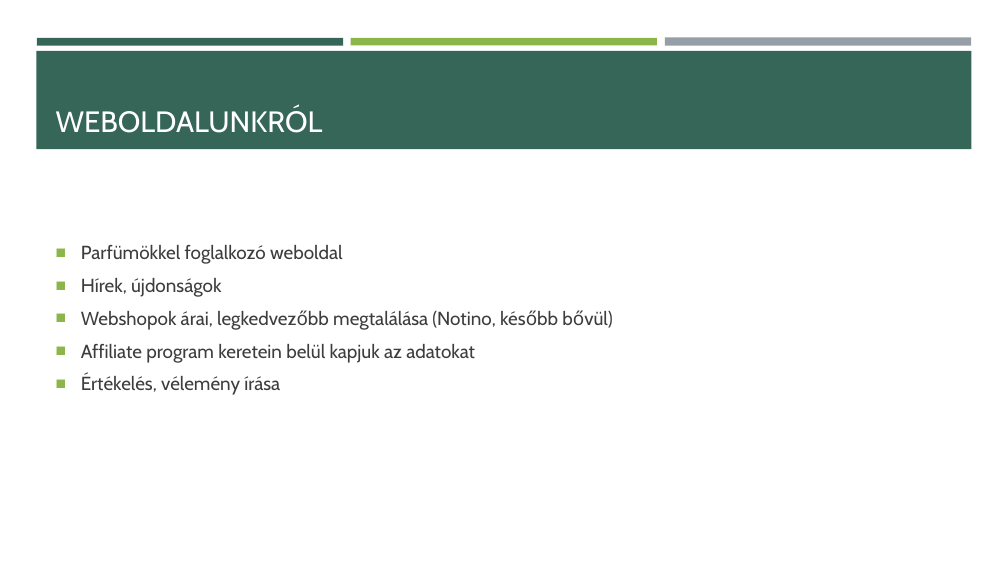
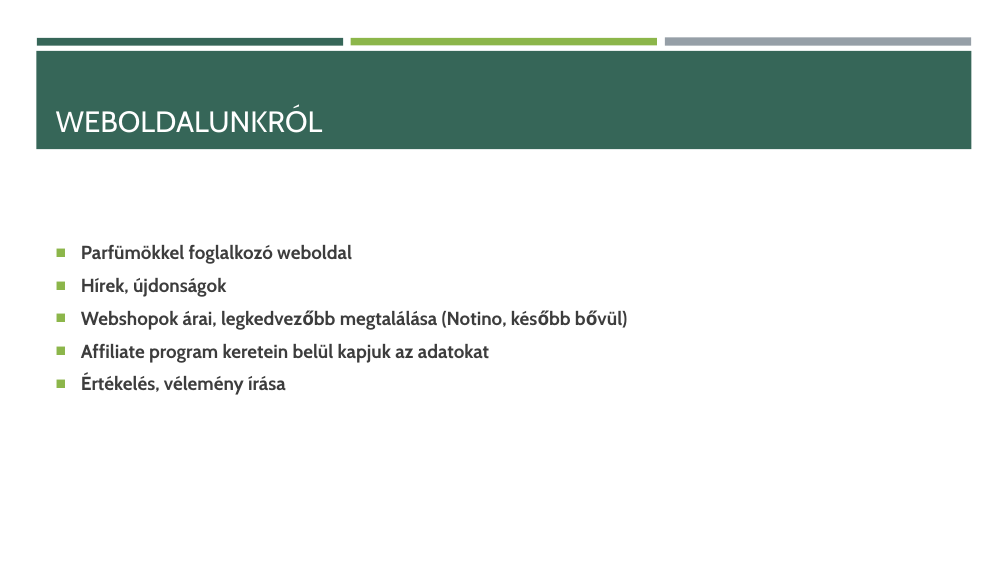
Before and after one commit to mikilaczy/Parfumvilag, a slide deck: slide 2 of Parfümvilág.pptx. Drawn at 1008x567 pixels with LibreOffice and Linux fonts; fonts in the diff are those of the drawing. Boxes give left, top, right and bottom in pixels: in the first picture for what was removed or moved away, otherwise in the second. Text is boxed around its words. In the diff, an @@ line names an element or a change of style, - is before the commit and + after.

```diff
--- a/Parfümvilág.pptx
+++ b/Parfümvilág.pptx
@@ text "Parfümökkel foglalkozó weboldal" at [81,245,507,395]: bold on @@
```
Also in this commit, not shown: 5 other slides changed, 2 slides added, 1 other file.
